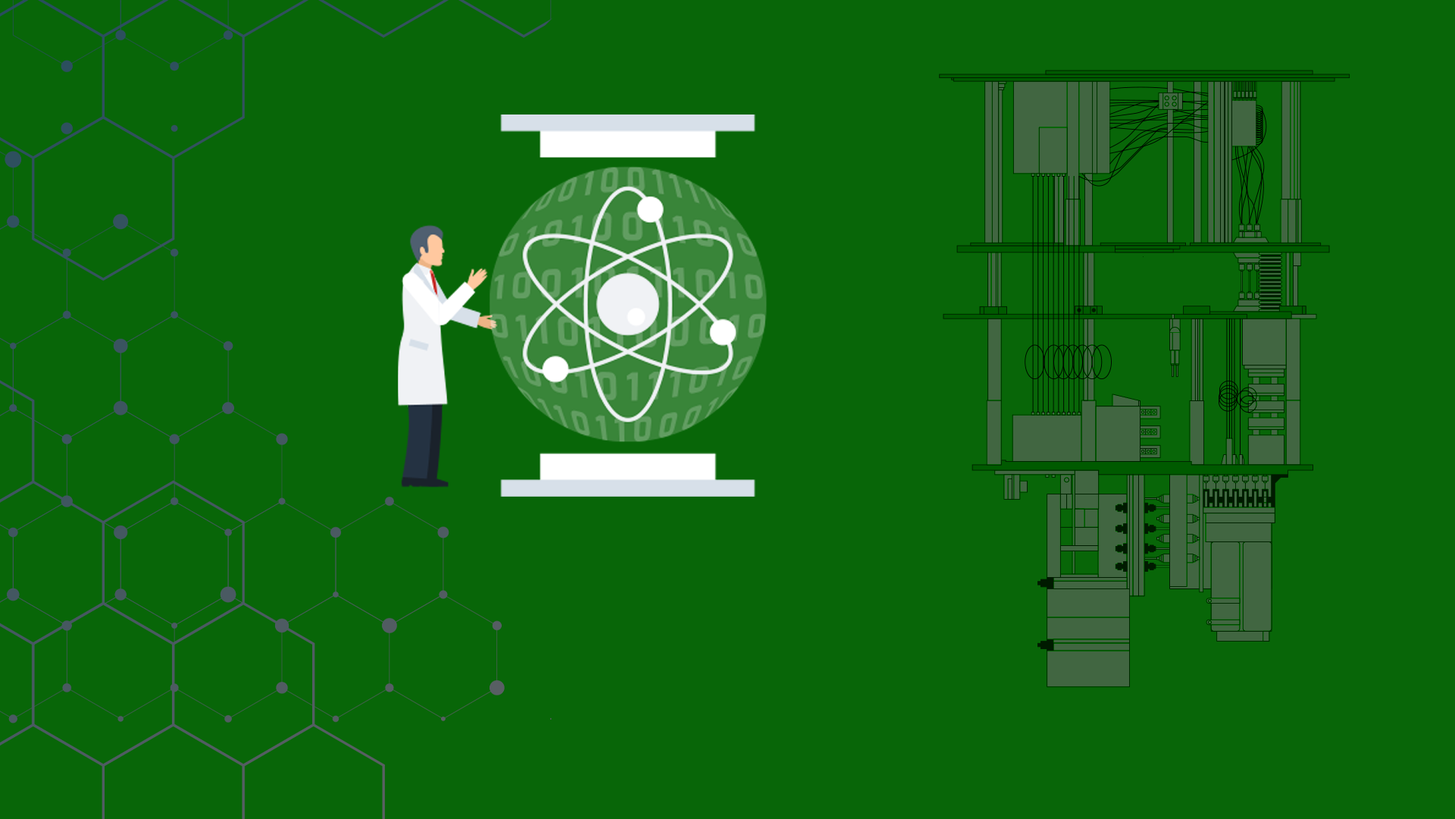
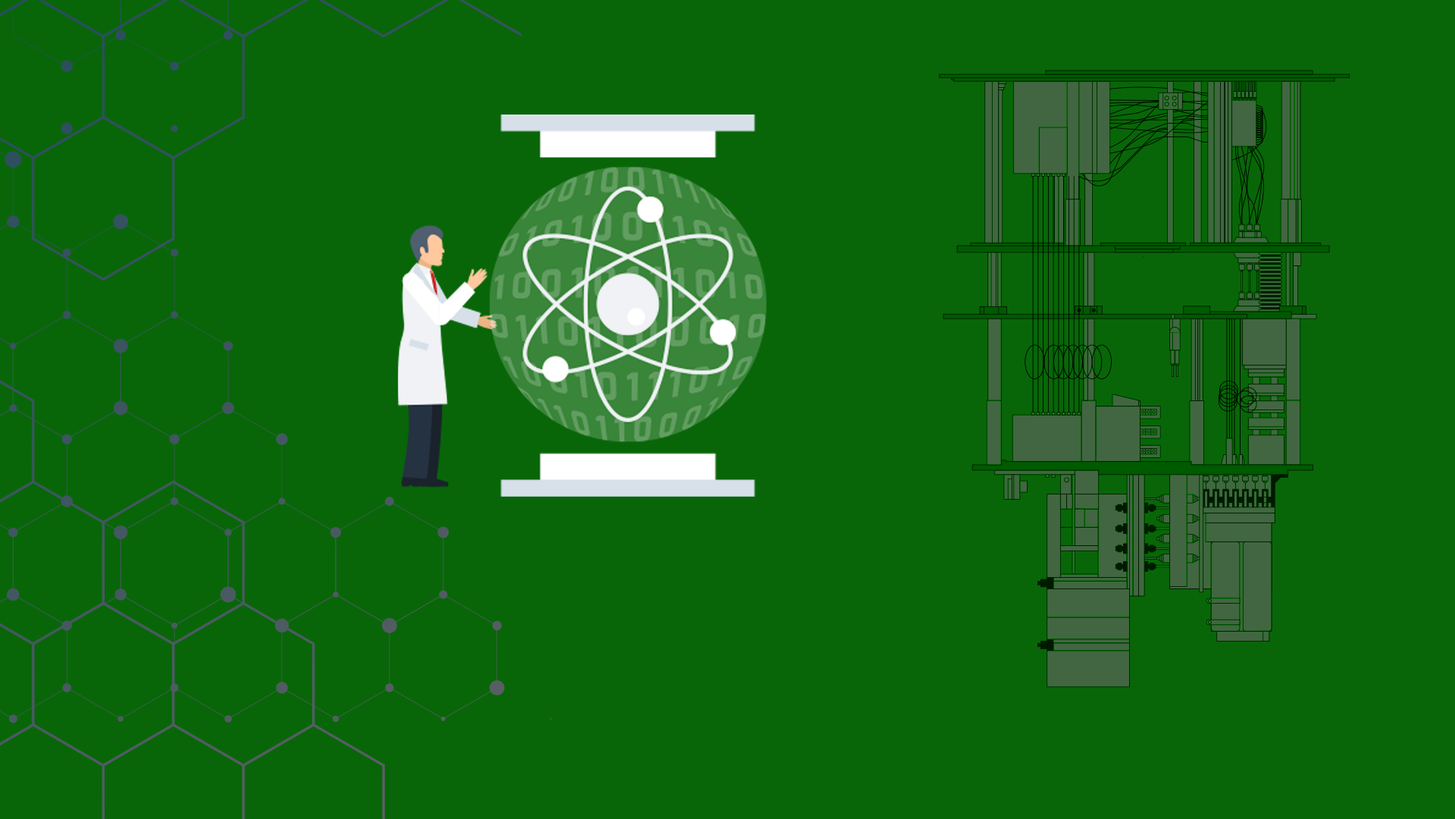
Layered file, before and after one edit (1455x819). Changes by layer:
painted on "Layer 2" over <box>521,0,554,38</box>
